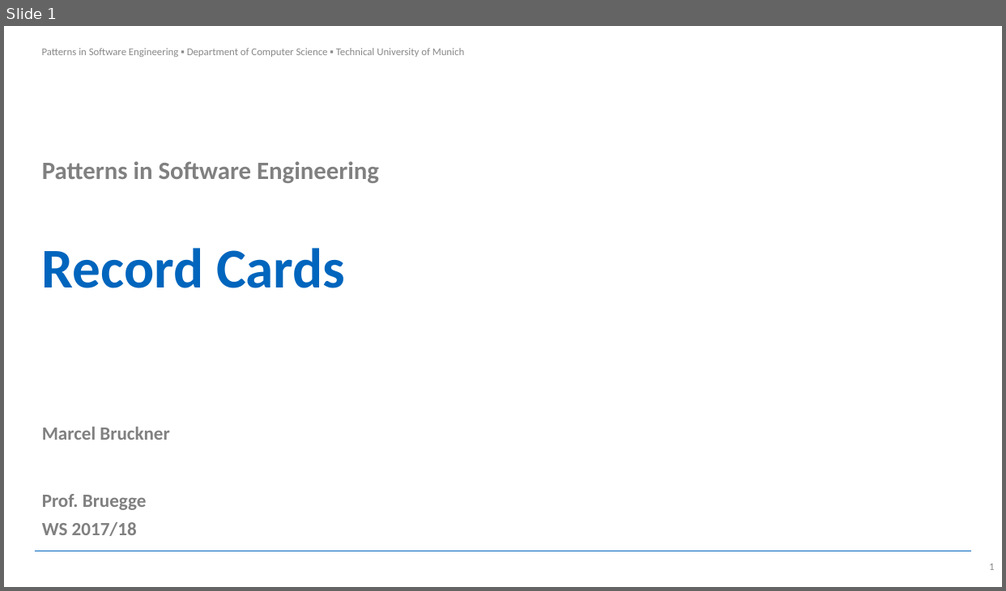
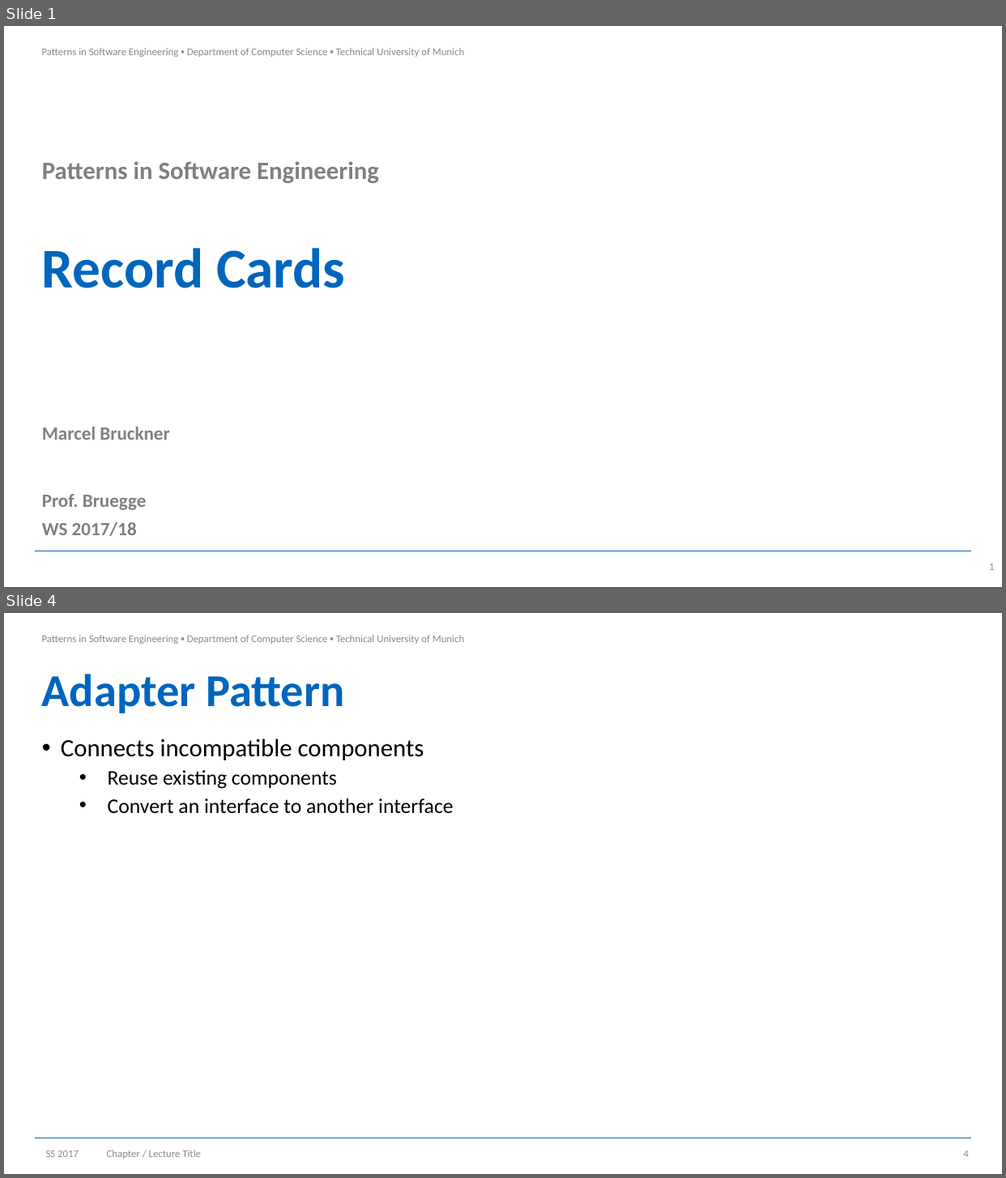
Before and after one commit to Brucknem-TUMProjects/pattern-in-software-engineering-summary, a slide deck: Record_cards/cards.pptx. Shown one above the other, each under a label of ours: slide 1 before the commit, slides 1 and 4 after it; the slides between them are not shown. The pictures are 1006x591 and 1006x1178 pixels, drawn with LibreOffice and Linux fonts; fonts in the diff are those of the drawing; background and template pictures are left out. Boxes give left, top, right and bottom in pixels: in the first picture for what was removed or moved away, otherwise in the second. Text is boxed around its words. In the diff, an @@ line names an element or a change of style, - is before the commit and + after.

Commit message:
All patterns but REST

```diff
--- a/Record_cards/cards.pptx
+++ b/Record_cards/cards.pptx
@@ slide 4 added at (x1=4, y1=613, x2=1002, y2=1174), background #FFFFFF; not listed: 2 template elements that a slide beside it also shows @@
@@ title added at (x1=42, y1=674, x2=344, y2=713), 44 pt, text #0065BD, bold @@
+Adapter Pattern
@@ text added at (x1=61, y1=739, x2=454, y2=814), 20 pt, text #000000 @@
+• Connects incompatible components
+  • Reuse existing components
+  • Convert an interface to another interface
@@ text added at (x1=46, y1=1151, x2=79, y2=1157), 10 pt, text #8C8C8C @@
+SS 2017
@@ text added at (x1=107, y1=1150, x2=201, y2=1159), 10 pt, text #8C8C8C @@
+Chapter / Lecture Title
@@ page number added at (x1=963, y1=1151, x2=968, y2=1157), 10 pt, text #8C8C8C @@
+4
```
Also in this commit, not shown: 1 slide changed, 9 other slides added, 21 other files.
